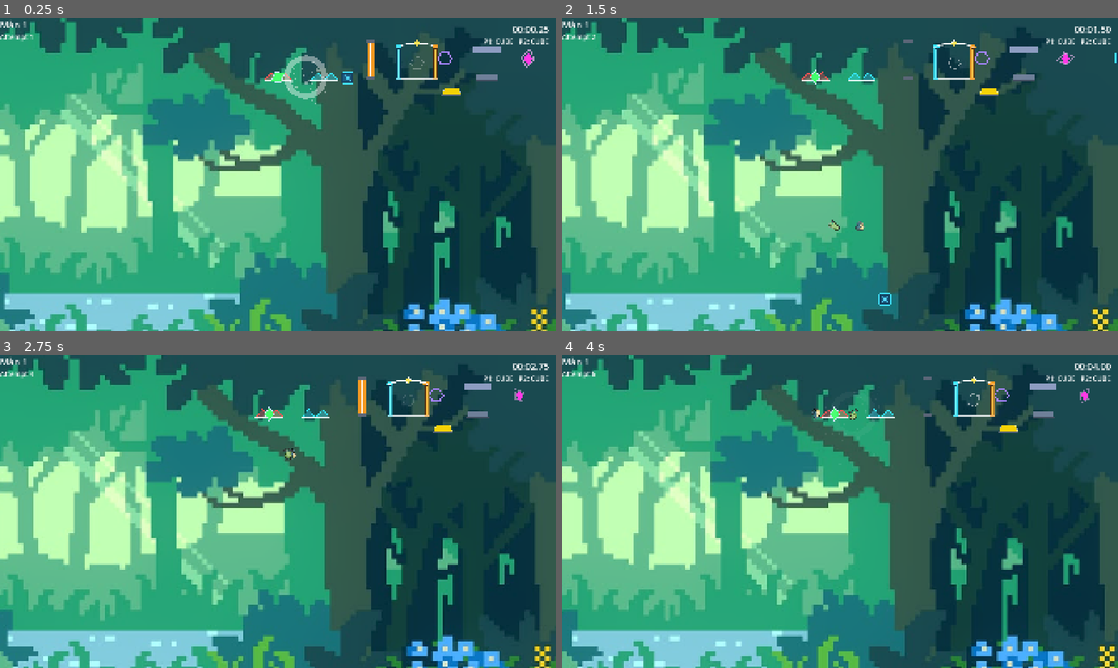
Above: before the commit, frames 1-4 (two rows, left to right).
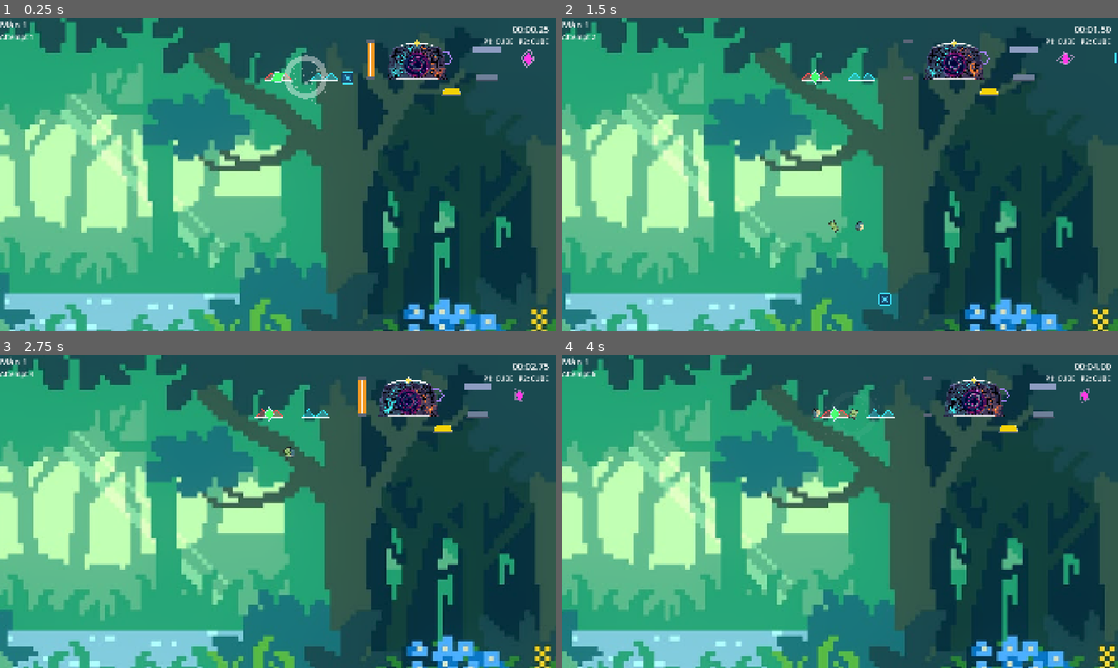
Above: after the commit, the same moments.

Repository: PhuocBuaChuoi/gdxv2
Game: Godot game, scene res://levels/base_level.tscn
The game is run twice, just before and just after one commit, with the same random seed, the same clock (stepped at 60 frames per second) and the same inputs. This scene is started directly instead of the project's main scene.
Inputs (mouse positions are in pixels of both pictures, inside the frame that each line leads up to):
- Up to frame 1 (0.25 s): no input
- Up to frame 2 (1.5 s): tap Enter at 0.5 s; move the mouse to (962, 158) at 0.52 s; hold D (p1_right) 0.53-1.25 s; tap S (p1_action) at 0.6 s; click (962, 158) at 0.67 s; tap W (p1_jump) at 0.77, 1.07 s; drag from (728, 190) to (828, 74) at 1.27 s
- Up to frame 3 (2.75 s): move the mouse to (333, 442) at 2.02 s; hold D (p1_right) from 2.03 s (still down); tap Left (p2_left) at 2.1 s
- Up to frame 4 (4 s): release D (p1_right) at 2.75 s; drag from (812, 574) to (878, 411) at 2.77 s; move the mouse to (1006, 558) at 3.52 s; hold A (p1_left) from 3.53 s (still down); tap S (p1_action) at 3.6 s; tap W (p1_jump) at 3.77 s

The runs differ from the first frame. In frame 1, 1.0% of the frame differs, in the area x 69-81%, y 8-20%; in frame 2, 1.0%; in frame 3, 1.1%, in the area x 50-79%, y 8-34%; in frame 4, 1.1%.

Commit message:
feat(portal, physics): tich hop sprite cong dich pixel art moi va khoi phuc co che xoay tron GD-style khi nhay

Diff:
--- a/characters/player.gd
+++ b/characters/player.gd
@@ -25,8 +25,6 @@
 @export var ceiling_y: float = -48.0
 @export var floor_kill_y: float = 720.0
 @export var enforce_vertical_bounds: bool = true
-## Luon duy tri dau nhan vat huong len tren (dung nguyen huong ban dau, khong lon vong khi nhay)
-@export var keep_upright_on_jump: bool = false
 var form: StringName = &"CUBE"
 var control_locked: bool = false
 var _last_push_targets: Array = [] # T6.09 - khoi dang day (de ngat luc khi roi)
@@ -429,14 +427,7 @@
 	if _skin_visual == null:
 		return
 	_skin_visual.visible = (form == &"CUBE")
-	if form == &"CUBE":
-		# Luon duy tri dau nhan vat huong len tren (giong het vi tri ban dau)
-		if gravity_direction > 0:
-			_skin_visual.global_rotation = 0.0
-		else:
-			_skin_visual.global_rotation = PI
-	else:
-		_skin_visual.rotation = 0.0
+	_skin_visual.rotation = 0.0
 	_update_visual()
 
 func _update_form_visibility() -> void:
--- a/components/dual_exit_gate.tscn
+++ b/components/dual_exit_gate.tscn
@@ -1,9 +1,10 @@
-[gd_scene load_steps=5 format=3]
+[gd_scene load_steps=6 format=3]
 
 [ext_resource type="Script" path="res://components/dual_exit_gate.gd" id="1_gate"]
+[ext_resource type="Texture2D" path="res://assets/sprites/dual_exit_gate.png" id="2_gate_tex"]
 
 [sub_resource type="RectangleShape2D" id="Rectangle_gate"]
-size = Vector2(140, 110)
+size = Vector2(160, 110)
 
 [sub_resource type="Gradient" id="Gradient_particles"]
 offsets = PackedFloat32Array(0, 0.5, 1)
@@ -20,6 +21,13 @@
 
 [node name="CollisionShape2D" type="CollisionShape2D" parent="."]
 shape = SubResource("Rectangle_gate")
+
+[node name="GateSprite" type="Sprite2D" parent="."]
+texture_filter = 1
+position = Vector2(0, -6)
+scale = Vector2(0.65, 0.65)
+texture = ExtResource("2_gate_tex")
+z_index = 0
 
 [node name="VortexBackdrop" type="Polygon2D" parent="."]
 polygon = PackedVector2Array(-54, 55, 54, 55, 54, -55, -54, -55)
@@ -78,37 +86,39 @@
 
 [node name="PostLeft" type="Polygon2D" parent="."]
 polygon = PackedVector2Array(-72, 55, -54, 55, -54, -55, -72, -55)
-color = Color(0.2, 0.9, 1, 0.85)
+color = Color(0.2, 0.9, 1, 0.4)
+z_index = -1
 
 [node name="PostLeftInner" type="Polygon2D" parent="PostLeft"]
 polygon = PackedVector2Array(-69, 52, -57, 52, -57, -52, -69, -52)
-color = Color(0.05, 0.18, 0.28, 0.9)
+color = Color(0.05, 0.18, 0.28, 0.5)
 
 [node name="PostLeftCore" type="Line2D" parent="PostLeft"]
 points = PackedVector2Array(-63, -48, -63, 48)
 width = 3.0
-default_color = Color(0.4, 0.95, 1, 1)
+default_color = Color(0.4, 0.95, 1, 0.8)
 
 [node name="PostLeftCap" type="Polygon2D" parent="PostLeft"]
 polygon = PackedVector2Array(-74, -55, -52, -55, -58, -65, -68, -65)
-color = Color(0.2, 0.9, 1, 1)
+color = Color(0.2, 0.9, 1, 0.6)
 
 [node name="PostRight" type="Polygon2D" parent="."]
 polygon = PackedVector2Array(54, 55, 72, 55, 72, -55, 54, -55)
-color = Color(1, 0.6, 0.1, 0.85)
+color = Color(1, 0.6, 0.1, 0.4)
+z_index = -1
 
 [node name="PostRightInner" type="Polygon2D" parent="PostRight"]
 polygon = PackedVector2Array(57, 52, 69, 52, 69, -52, 57, -52)
-color = Color(0.28, 0.14, 0.04, 0.9)
+color = Color(0.28, 0.14, 0.04, 0.5)
 
 [node name="PostRightCore" type="Line2D" parent="PostRight"]
 points = PackedVector2Array(63, -48, 63, 48)
 width = 3.0
-default_color = Color(1, 0.75, 0.25, 1)
+default_color = Color(1, 0.75, 0.25, 0.8)
 
 [node name="PostRightCap" type="Polygon2D" parent="PostRight"]
 polygon = PackedVector2Array(52, -55, 74, -55, 68, -65, 58, -65)
-color = Color(1, 0.6, 0.1, 1)
+color = Color(1, 0.6, 0.1, 0.6)
 
 [node name="ArchGlow" type="Line2D" parent="."]
 points = PackedVector2Array(-70, -55, -30, -70, 30, -70, 70, -55)
--- a/levels/level_controller.gd
+++ b/levels/level_controller.gd
@@ -48,8 +48,6 @@
 	_position_players()
 	player_one.switch_form(start_form_p1)
 	player_two.switch_form(start_form_p2)
-	player_one.keep_upright_on_jump = true
-	player_two.keep_upright_on_jump = true
 	respawn_coordinator.register_players(player_one, player_two)
 	respawn_coordinator.level_reset_to_checkpoint.connect(_on_level_reset_to_checkpoint)
 	respawn_coordinator.attempt_changed.connect(_on_attempt_changed)
--- a/scripts/cube_state.gd
+++ b/scripts/cube_state.gd
@@ -39,18 +39,12 @@
 		player._coyote_timer = 0.0
 
 	# Xoay theo hướng ĐANG di chuyển (kể cả quán tính), không theo phím:
-	# Nếu nhân vật có skin hoặc bật keep_upright_on_jump: luôn giữ đầu hướng lên trên (0.0 rad).
+	# cube 360°/jump, GD-style. ROTATION_SPEED là độ/giây nên phải đổi radian.
 	if not player.is_on_floor():
-		if player.keep_upright_on_jump or player.skin != "NONE":
-			player.visual_root.rotation = 0.0
-		else:
-			var spin_dir: float = 1.0 if player.velocity.x >= 0.0 else -1.0
-			player.visual_root.rotation += deg_to_rad(ROTATION_SPEED) * spin_dir * delta
+		var spin_dir: float = 1.0 if player.velocity.x >= 0.0 else -1.0
+		player.visual_root.rotation += deg_to_rad(ROTATION_SPEED) * spin_dir * delta
 	else:
-		if player.keep_upright_on_jump or player.skin != "NONE":
-			player.visual_root.rotation = 0.0
-		else:
-			snap_landing_rotation(delta)
+		snap_landing_rotation(delta)
 
 
 ## Tiếp đất: bắt visual về bội số 90° gần nhất (SNAP_SPEED °/s, ~0.07s cho 60°).
--- a/tests/test_phase4_state_machine.gd
+++ b/tests/test_phase4_state_machine.gd
@@ -284,17 +284,3 @@
 
 	host_root.remove_child(player)
 	player.free()
-
-
-func test_cube_keep_upright_on_jump() -> void:
-	var player := (load("res://characters/player.tscn") as PackedScene).instantiate() as GdxPlayer
-	host_root.add_child(player)
-	player.global_position = Vector2(0, -500)
-	player.velocity = Vector2(120, 0)
-	player.keep_upright_on_jump = true
-	var cube := player.current_state as CubeState
-	player.visual_root.rotation = 0.0
-	cube.physics_update(1.0 / 60.0)
-	assert_eq(player.visual_root.rotation, 0.0, "Cube giu nguyen goc 0.0 khi keep_upright_on_jump bat")
-	host_root.remove_child(player)
-	player.free()
Binary file added: assets/sprites/dual_exit_gate.png
